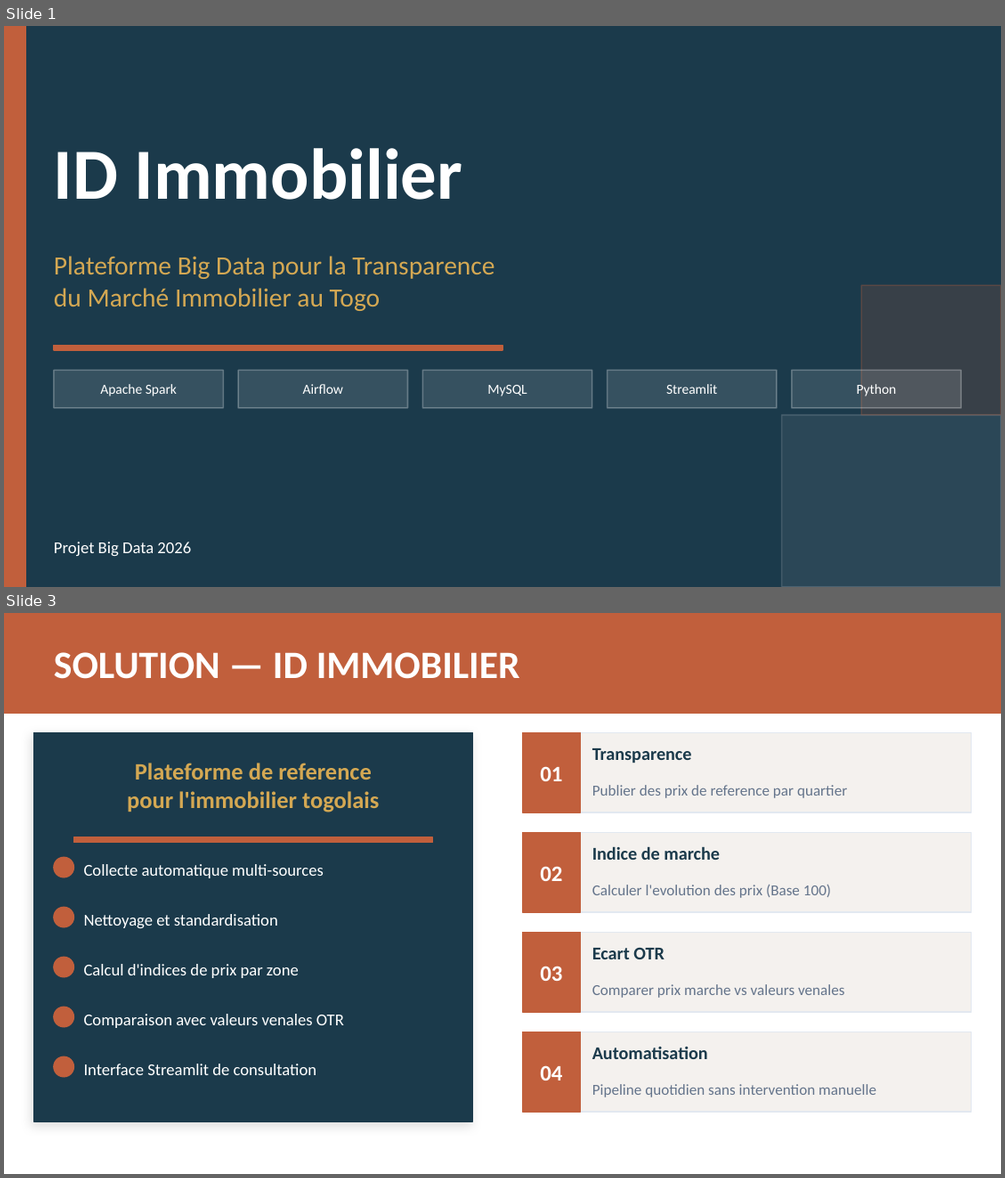
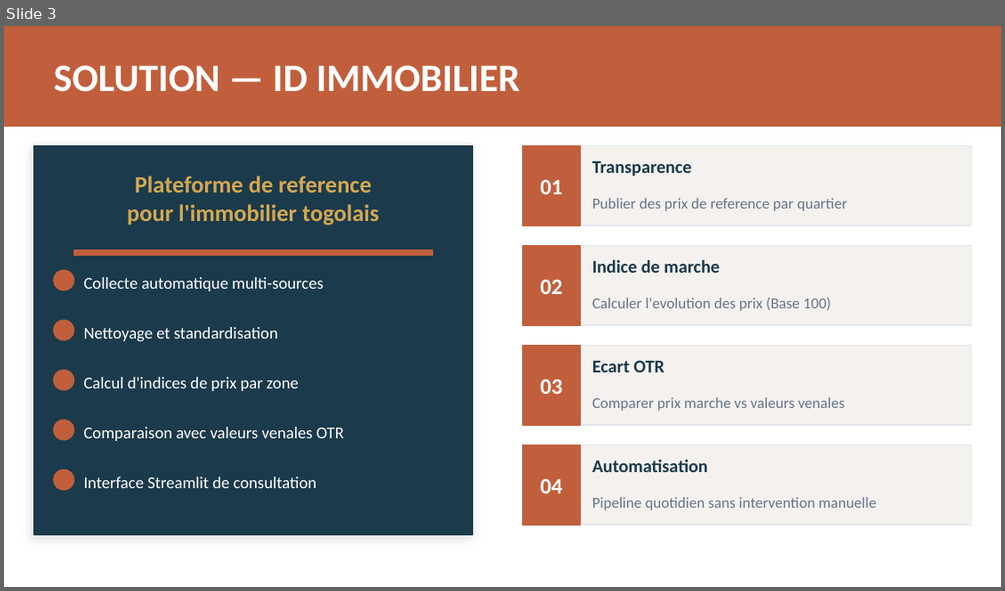
Before and after one commit to yannick-maya/V2_Projet_ID_Immobilier-pipeline, a slide deck: Documents/id_immobilier_presentation.pptx. Shown one above the other, each under a label of ours: slides 1 and 3 before the commit, slide 3 after it; the slides between them are not shown. The pictures are 1005x1178 and 1005x591 pixels, drawn with LibreOffice and Linux fonts; fonts in the diff are those of the drawing. Boxes give left, top, right and bottom in pixels: in the first picture for what was removed or moved away, otherwise in the second. Text is boxed around its words. In the diff, an @@ line names an element or a change of style, - is before the commit and + after.

```diff
--- a/Documents/id_immobilier_presentation.pptx
+++ b/Documents/id_immobilier_presentation.pptx
@@ slide 1 removed at bbox=[4, 26, 1001, 587], background #1B3A4B @@
@@ rectangle removed at bbox=[4, 26, 26, 586] @@
@@ text removed at bbox=[54, 148, 463, 200] @@
-ID Immobilier
@@ text removed at bbox=[54, 256, 494, 311] @@
-Plateforme Big Data pour la Transparence
-du Marché Immobilier au Togo
@@ rectangle removed at bbox=[861, 285, 1001, 415] @@
@@ rectangle removed at bbox=[54, 345, 502, 350] @@
@@ rectangle removed at bbox=[54, 370, 223, 408] @@
@@ rectangle removed at bbox=[238, 370, 408, 408] @@
@@ rectangle removed at bbox=[422, 370, 592, 408] @@
@@ rectangle removed at bbox=[607, 370, 777, 408] @@
@@ rectangle removed at bbox=[792, 370, 961, 408] @@
@@ text removed at bbox=[100, 384, 177, 396] @@
-Apache Spark
@@ text removed at bbox=[303, 384, 343, 394] @@
-Airflow
@@ text removed at bbox=[487, 385, 526, 396] @@
-MySQL
@@ text removed at bbox=[666, 384, 717, 394] @@
-Streamlit
@@ text removed at bbox=[857, 384, 897, 396] @@
-Python
@@ rectangle removed at bbox=[782, 415, 1001, 587] @@
@@ text removed at bbox=[54, 541, 191, 556] @@
-Projet Big Data 2026
```
Also in this commit, not shown: 8 slides changed, 3 slides added, 16 other files.
